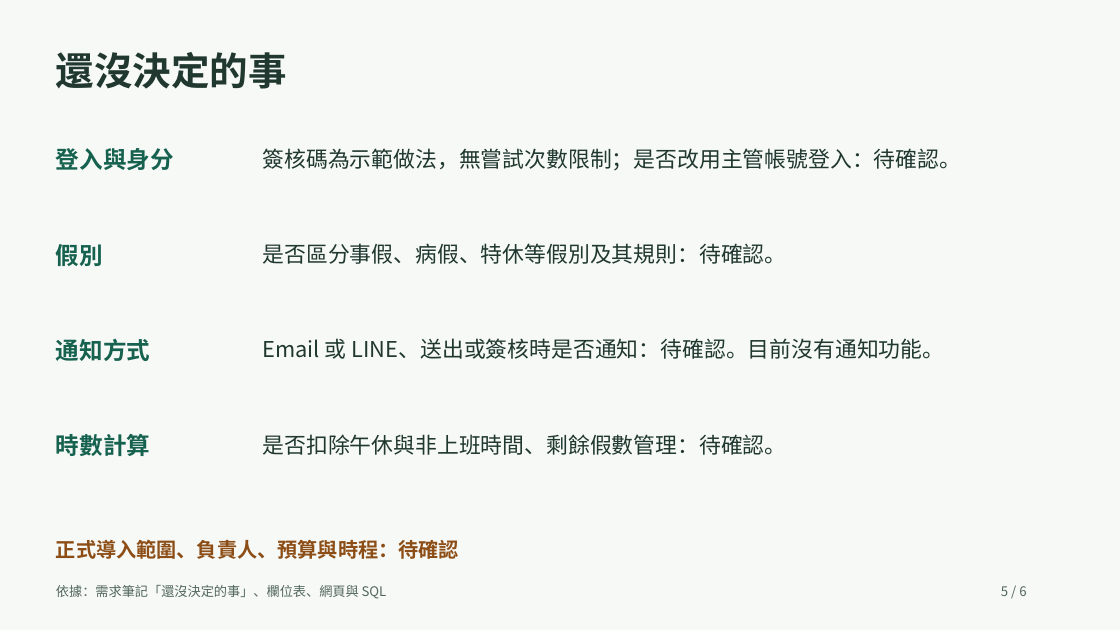
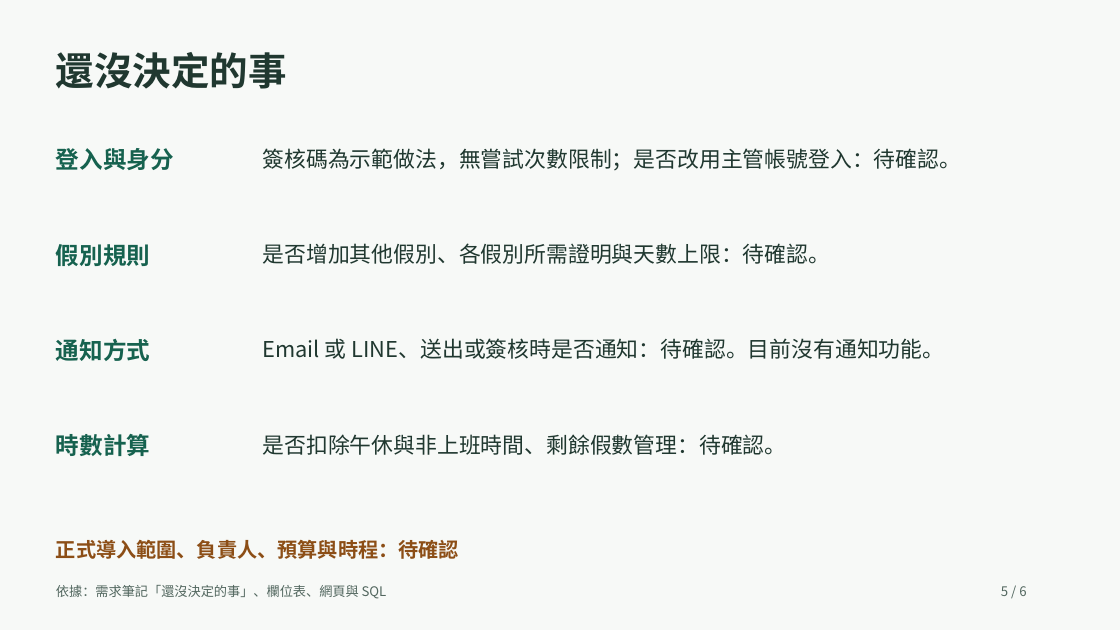
Before and after one commit to 3075zw-byte/i-prop-520, a slide deck: slide 5 of 文件/請假申請系統提案.pptx. Drawn at 1120x630 pixels with LibreOffice and Linux fonts; fonts in the diff are those of the drawing. Boxes give left, top, right and bottom in pixels: in the first picture for what was removed or moved away, otherwise in the second. Text is boxed around its words. In the diff, an @@ line names an element or a change of style, - is before the commit and + after.

```diff
--- a/文件/請假申請系統提案.pptx
+++ b/文件/請假申請系統提案.pptx
@@ text at [56,244,151,266]: text changed @@
-假別
+假別規則
@@ text at [263,243,831,264]: text changed @@
-是否區分事假、病假、特休等假別及其規則：待確認。
+是否增加其他假別、各假別所需證明與天數上限：待確認。
```
Also in this commit, not shown: 4 other slides changed, 13 other files.
